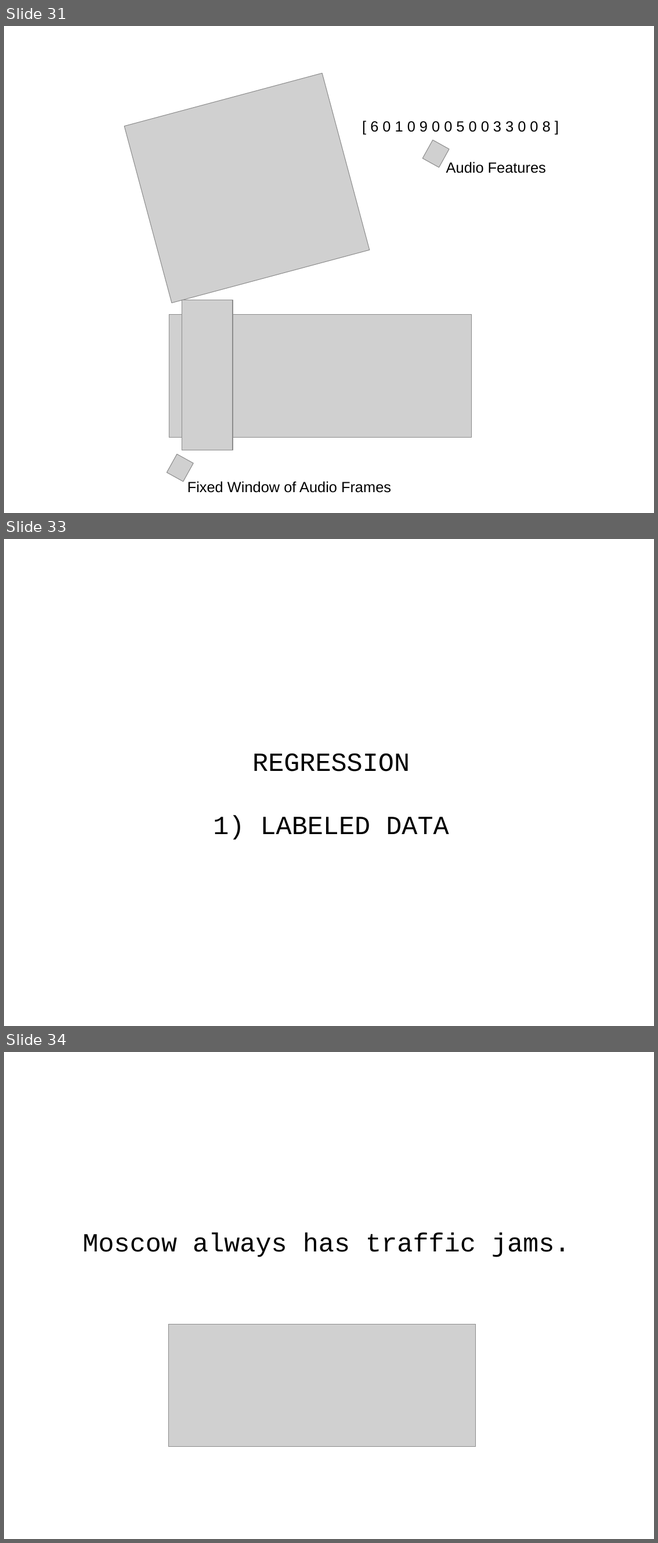
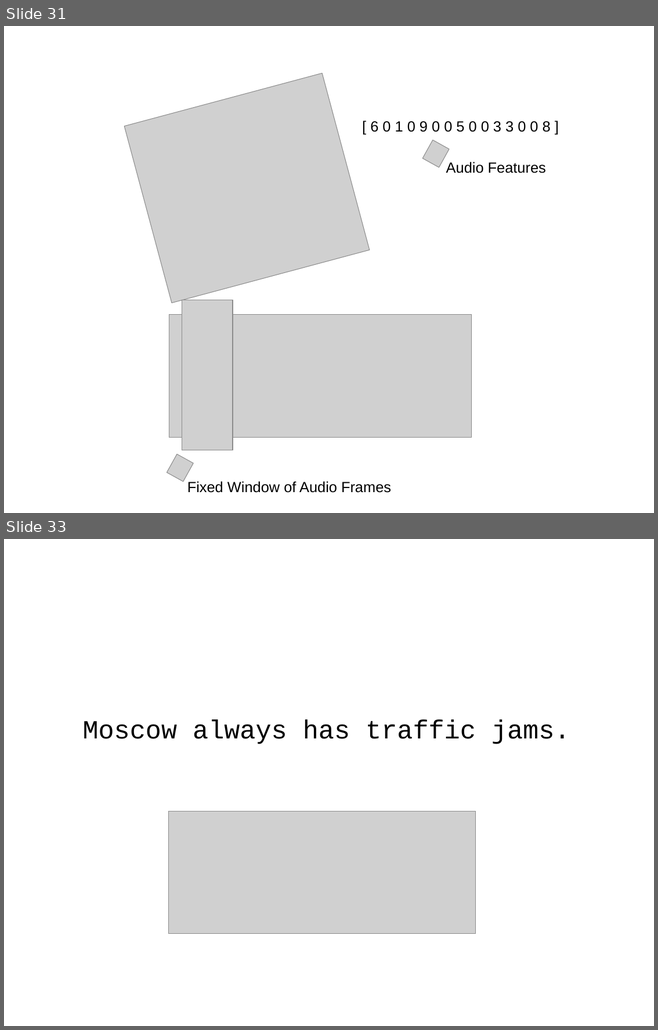
Before and after one commit to JRMeyer/kyrgyz-voice-hackathon, a slide deck: slides/text-to-speech.odp. Shown one above the other, each under a label of ours: slides 31, 33 and 34 before the commit, slides 31 and 33 after it; the slides between them are not shown. The pictures are 658x1543 and 658x1030 pixels, drawn with LibreOffice and Linux fonts; fonts in the diff are those of the drawing; grey boxes stand for pictures. Boxes give left, top, right and bottom in pixels: in the first picture for what was removed or moved away, otherwise in the second. Text is boxed around its words. In the diff, an @@ line names an element or a change of style, - is before the commit and + after.

```diff
--- a/slides/text-to-speech.odp
+++ b/slides/text-to-speech.odp
@@ slide 33 removed at (4,539,654,1026), background #FFFFFF @@
@@ text removed at (213,753,448,840) @@
-REGRESSION
-1) LABELED DATA
@@ what was slide 34 is now slide 33 @@
```
Also in this commit, not shown: 2 slides changed, 3 slides added, 1 other slide removed, 6 other files.
